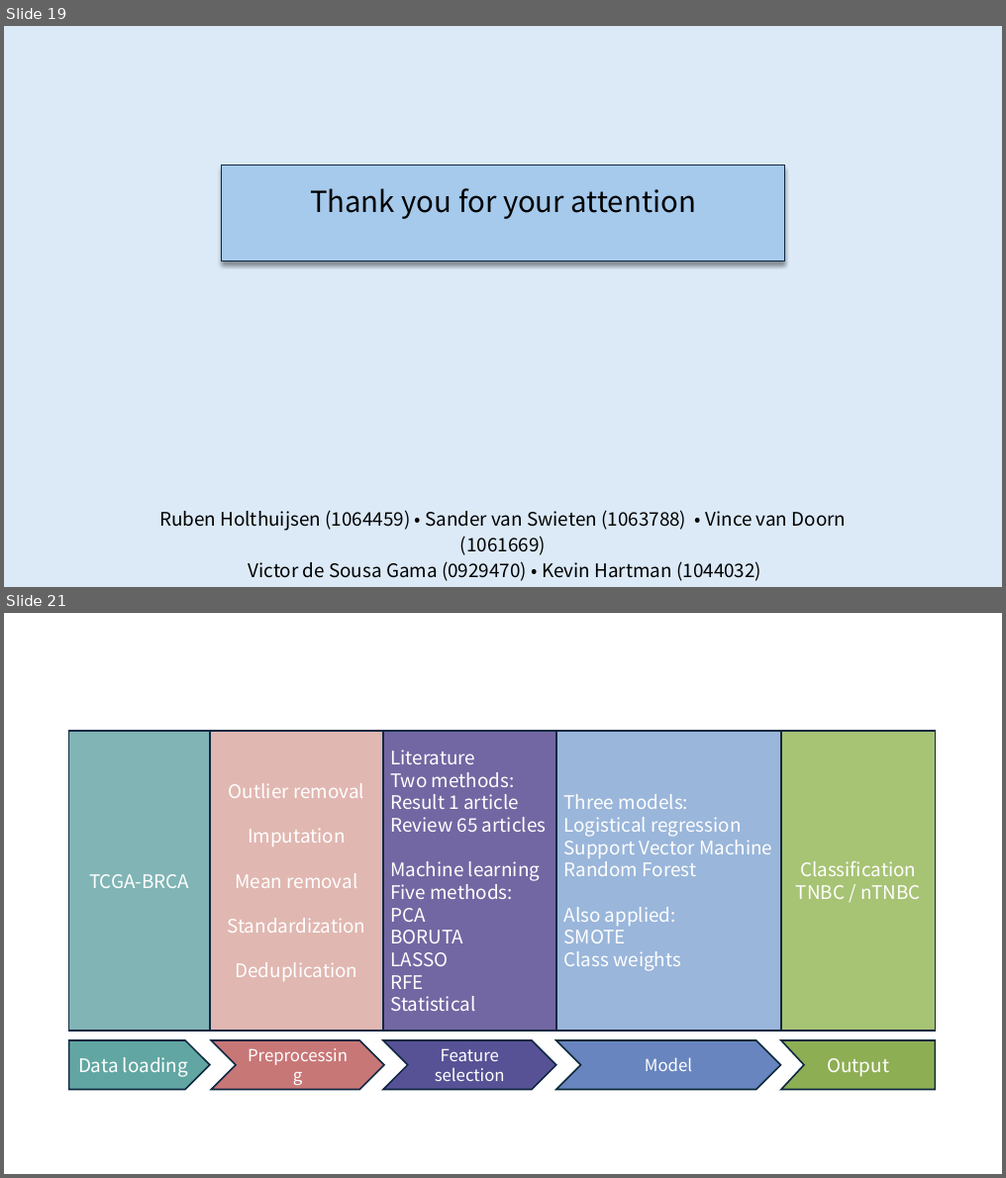
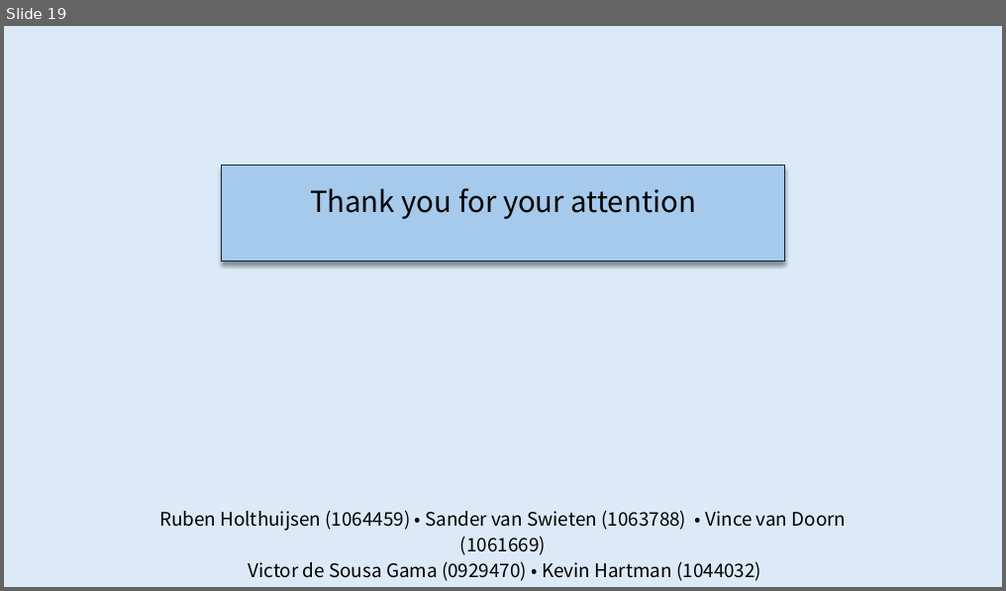
Before and after one commit to rhlt/tnbc, a slide deck: CapstoneProject_FinalPresentation.pptx. Shown one above the other, each under a label of ours: slides 19 and 21 before the commit, slide 19 after it; the slides between them are not shown. The pictures are 1006x1178 and 1006x591 pixels, drawn with LibreOffice and Linux fonts; fonts in the diff are those of the drawing. Boxes give left, top, right and bottom in pixels: in the first picture for what was removed or moved away, otherwise in the second. Text is boxed around its words. In the diff, an @@ line names an element or a change of style, - is before the commit and + after.

```diff
--- a/CapstoneProject_FinalPresentation.pptx
+++ b/CapstoneProject_FinalPresentation.pptx
@@ slide 21 removed at (4, 613, 1002, 1174), background #FFFFFF @@
@@ rectangle removed at (69, 731, 210, 1031) @@
-TCGA-BRCA
@@ rectangle removed at (210, 731, 383, 1031) @@
-Outlier removal
-Imputation
-Mean removal
-Standardization
-Deduplication
@@ rectangle removed at (383, 731, 555, 1031) @@
-Literature
-Two methods:
-Result 1 article
-Review 65 articles
-Machine learning
-Five methods:
-PCA
-BORUTA
-LASSO
-RFE
-Statistical
@@ rectangle removed at (556, 731, 781, 1031) @@
-Three models:
-Logistical regression
-Support Vector Machine
-Random Forest
-Also applied:
-SMOTE
-Class weights
@@ rectangle removed at (781, 731, 936, 1031) @@
-Classification
-TNBC / nTNBC
@@ pentagon arrow removed at (69, 1041, 210, 1089) @@
-Data loading
@@ chevron removed at (211, 1041, 384, 1089) @@
-Preprocessing
@@ chevron removed at (383, 1041, 555, 1089) @@
-Feature
-selection
@@ chevron removed at (556, 1041, 781, 1089) @@
-Model
@@ freeform shape removed at (781, 1041, 936, 1089) @@
-Output
```
Also in this commit, not shown: 11 slides changed, 6 slides added, 7 other slides removed, 18 other files.
